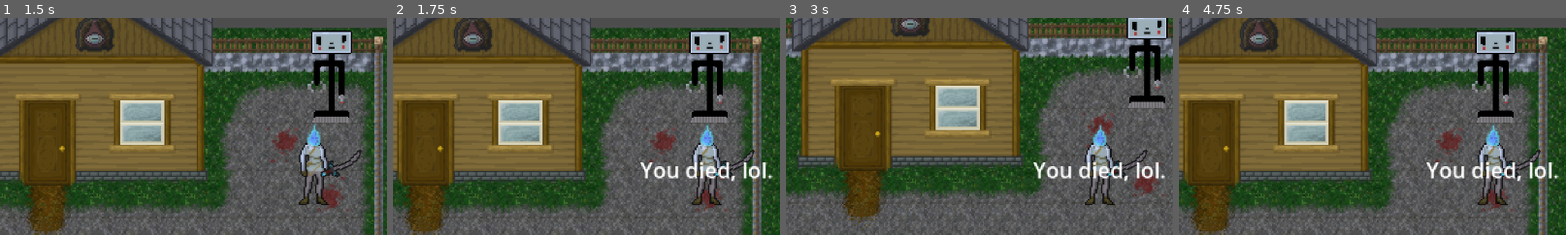
Above: before the commit, frames 1-4 (left to right).
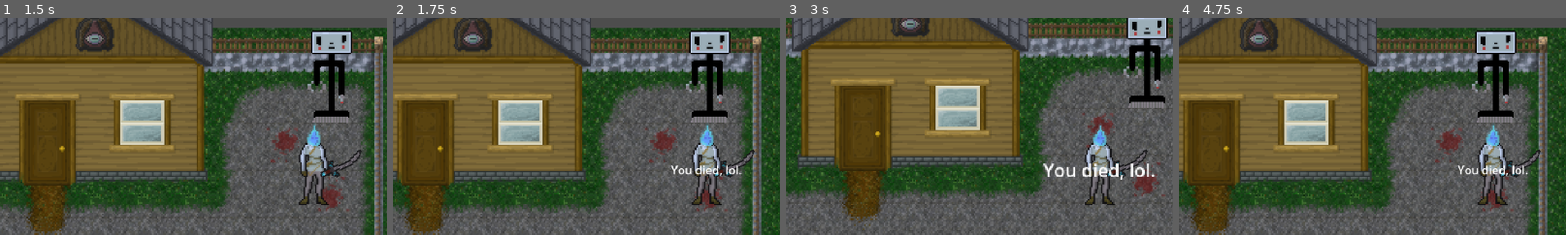
Above: after the commit, the same moments.

Repository: DropTheMag/Eldritch
Game: Godot game, scene res://Menus/MainMenu/MainMenu.tscn
Same seed, same stepped clock (60 frames per second), same inputs: the game is played once before the commit and once after it.
Inputs:
- Up to frame 1 (1.5 s): click "New Game" at 0.5 s; tap Enter at 1.25 s; hold Right (ui_right) from 1.28 s (still down); tap E (e) at 1.35 s
- Up to frame 2 (1.75 s): keep holding Right (ui_right); tap K (k) at 1.55 s
- Up to frame 3 (3 s): release Right (ui_right) at 2 s; click "Respawn?" at 2 s; tap Space at 2.75 s; hold Down (ui_down) from 2.78 s (still down); tap K (k) at 2.85 s
- Up to frame 4 (4.75 s): tap E (e) at 3.05, 4.35 s; release Down (ui_down) at 3.5 s; click "Respawn?" at 3.5 s; tap Enter at 4.25 s; hold Right (ui_right) from 4.28 s (still down); tap K (k) at 4.55 s
The pictures show only the part of the screen within x 10-59%, y 15-65%; the shares and areas given below are measured in that part.

Frame 1 is identical in both runs. In frame 2, 1.3% of the frame differs, in the area x 63-98%, y 66-76%; in frame 3, 1.3%; in frame 4, 1.3%.

Commit message:
Finished Death Label Animation Example (press K to die)

Diff:
--- a/Player/Player.gd
+++ b/Player/Player.gd
@@ -34,6 +34,9 @@
 	if health <=0:
 		player_controller.can_move = false
 		respawn_ui.visible = true
+		var testanim:AnimationPlayer = respawn_ui.get_node("DeathLabel/DeathLabelScaleAnimation")
+		testanim.play("respawn_text_animation")
+
 
 	# Check if player presses "e" to advance, randomize, select, or close dialogue
 	if Input.is_action_just_pressed("ui_e"):
--- a/Player/UI/Respawn/RespawnUI.tscn
+++ b/Player/UI/Respawn/RespawnUI.tscn
@@ -4,7 +4,8 @@
 
 [sub_resource type="Animation" id="Animation_628pp"]
 resource_name = "respawn_text_animation"
-length = 5.0
+length = 3.0
+loop_mode = 2
 tracks/0/type = "value"
 tracks/0/imported = false
 tracks/0/enabled = true
@@ -12,10 +13,10 @@
 tracks/0/interp = 1
 tracks/0/loop_wrap = true
 tracks/0/keys = {
-"times": PackedFloat32Array(0, 5),
+"times": PackedFloat32Array(0, 3),
 "transitions": PackedFloat32Array(1, 1),
 "update": 0,
-"values": [Vector2(1, 1), Vector2(2, 2)]
+"values": [Vector2(1, 1), Vector2(2.5, 2.5)]
 }
 
 [sub_resource type="AnimationLibrary" id="AnimationLibrary_5x0i3"]
@@ -38,12 +39,12 @@
 offset_bottom = 11.5
 grow_horizontal = 2
 grow_vertical = 2
-scale = Vector2(2, 2)
+scale = Vector2(2.5, 2.5)
 pivot_offset = Vector2(49.5, 11.5)
 text = "You died, lol.
 "
 
-[node name="AnimationPlayer" type="AnimationPlayer" parent="DeathLabel"]
+[node name="DeathLabelScaleAnimation" type="AnimationPlayer" parent="DeathLabel"]
 root_node = NodePath("../..")
 libraries = {
 "": SubResource("AnimationLibrary_5x0i3")
